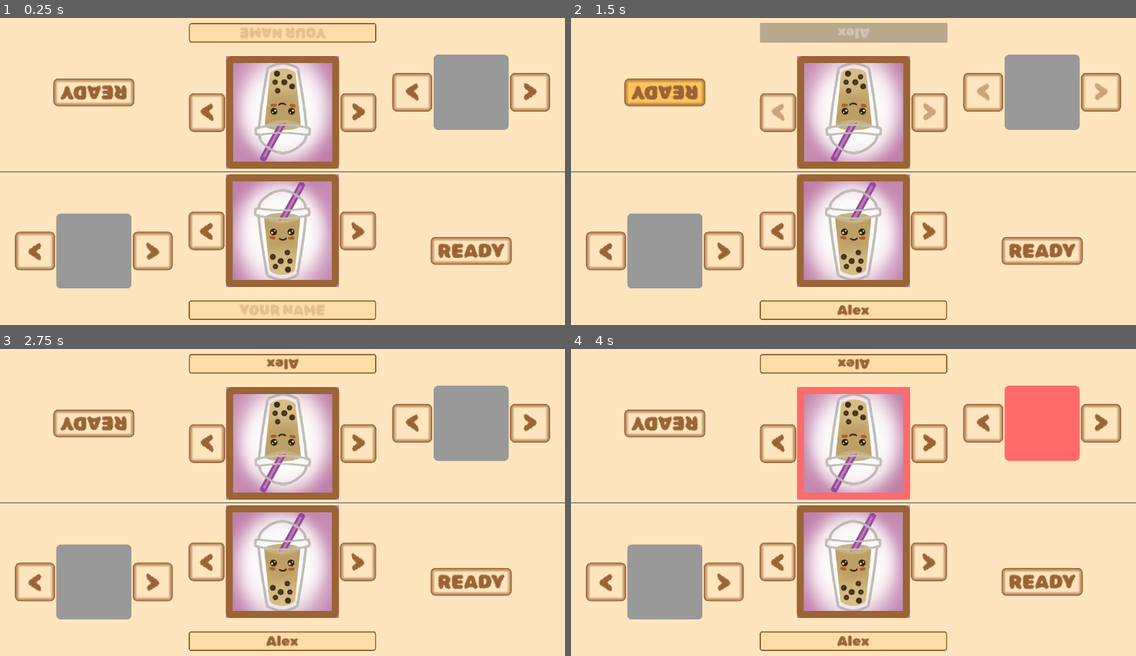
Above: before the commit, frames 1-4 (two rows, left to right).
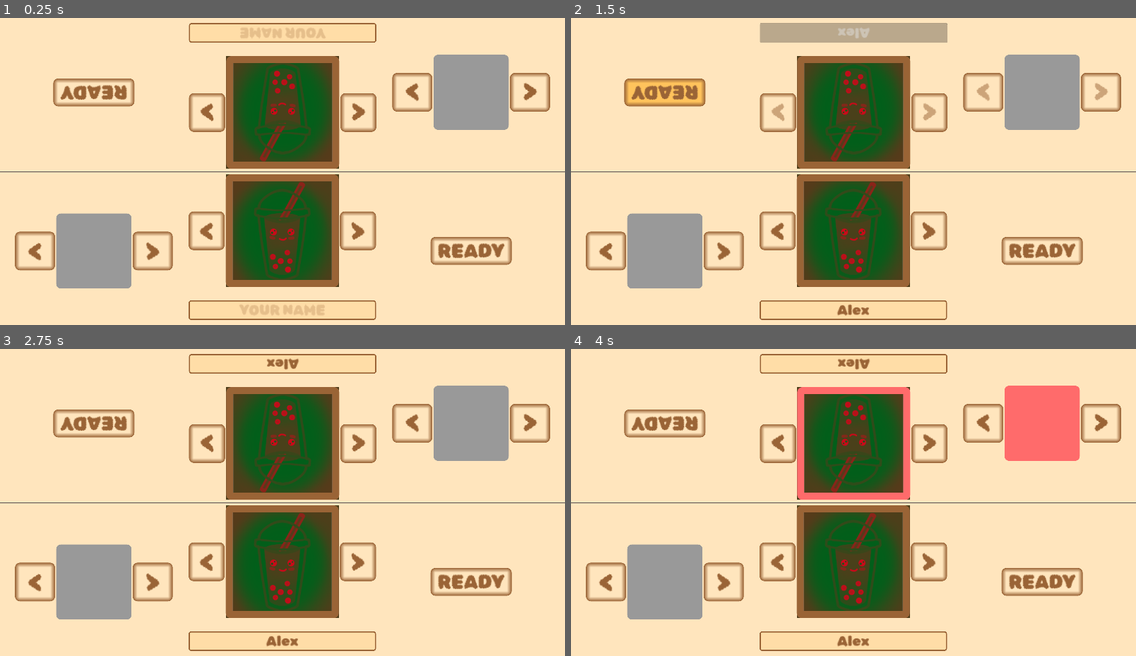
Above: after the commit, the same moments.

Repository: ElQDuck/guinea-piggies
Game: Godot game, scene res://scenes/profile_setup.tscn
The game is run twice, just before and just after one commit, with the same random seed, the same clock (stepped at 60 frames per second) and the same inputs. This scene is started directly instead of the project's main scene.
Inputs (mouse positions are in pixels of both pictures, inside the frame that each line leads up to):
- Up to frame 1 (0.25 s): no input
- Up to frame 2 (1.5 s): click (853, 33) at 0.52 s; type "Alex" at 0.6 s; click (853, 309) at 0.75 s; type "Alex" at 0.83 s; click "READY" at 1.25 s
- Up to frame 3 (2.75 s): click "READY" at 2 s
- Up to frame 4 (4 s): click "<" at 2.75 s; click ">" at 3.5 s

The runs differ from the first frame. In frame 1, 11% of the frame differs, in the area x 40-60%, y 12-88%; in frame 2, 11%; in frame 3, 11%; in frame 4, 11%.

Commit message:
feat: party

Diff:
--- a/scenes/profile_setup_player.tscn
+++ b/scenes/profile_setup_player.tscn
@@ -1,7 +1,7 @@
 [gd_scene load_steps=9 format=3 uid="uid://btr43ps8xb5c7"]
 
 [ext_resource type="Script" path="res://scripts/profile_setup_player.gd" id="1_sp1hu"]
-[ext_resource type="Texture2D" uid="uid://br5sng1ho8px8" path="res://assets/avatar_images/profile1.png" id="2_jm2jc"]
+[ext_resource type="Texture2D" uid="uid://bghn4lriwnrej" path="res://assets/avatar_images/profile0.png" id="2_gy73u"]
 
 [sub_resource type="StyleBoxFlat" id="StyleBoxFlat_l16hv"]
 bg_color = Color(1, 0.898039, 0.741176, 1)
@@ -143,7 +143,7 @@
 grow_horizontal = 2
 grow_vertical = 2
 size_flags_vertical = 3
-texture = ExtResource("2_jm2jc")
+texture = ExtResource("2_gy73u")
 stretch_mode = 5
 
 [node name="AvatarBorder" type="Panel" parent="Panel/HBoxContainer/Profile/VBoxContainer/HBoxContainer/Panel"]
